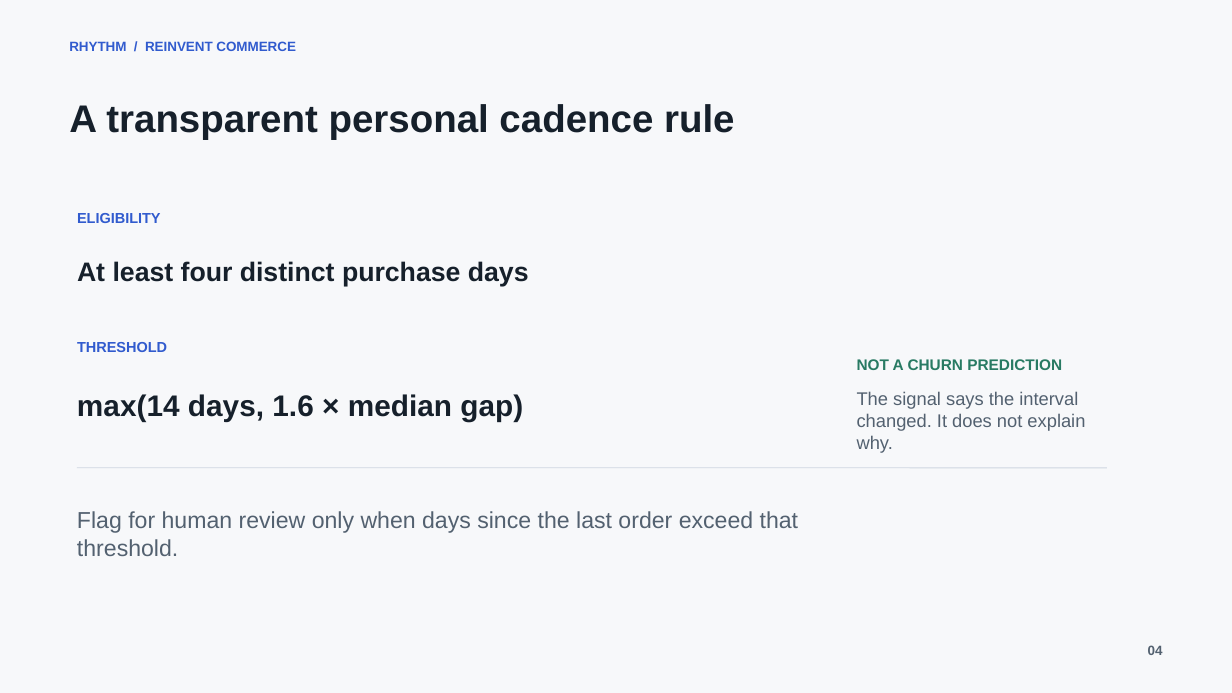
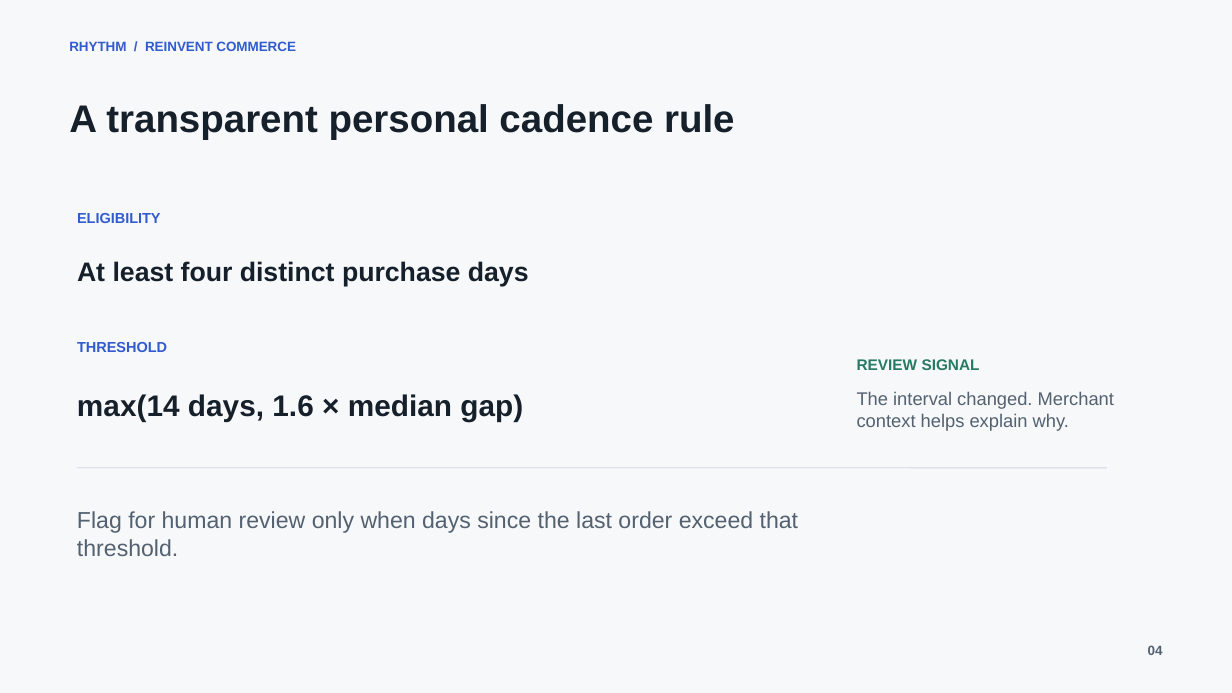
Before and after one commit to KathanSena/Rhythm, a slide deck: slide 4 of submission/Rhythm-Pitch.pptx. Drawn at 1232x693 pixels with LibreOffice and Linux fonts; fonts in the diff are those of the drawing. Boxes give left, top, right and bottom in pixels: in the first picture for what was removed or moved away, otherwise in the second. Text is boxed around its words. In the diff, an @@ line names an element or a change of style, - is before the commit and + after.

```diff
--- a/submission/Rhythm-Pitch.pptx
+++ b/submission/Rhythm-Pitch.pptx
@@ text at (x1=857, y1=359, x2=980, y2=370): text changed @@
-NOT A CHURN PREDICTION
+REVIEW SIGNAL
@@ text at (x1=857, y1=391, x2=1114, y2=431): text changed @@
-The signal says the interval changed. It does not explain why.
+The interval changed. Merchant context helps explain why.
```
Also in this commit, not shown: 4 other slides changed.
